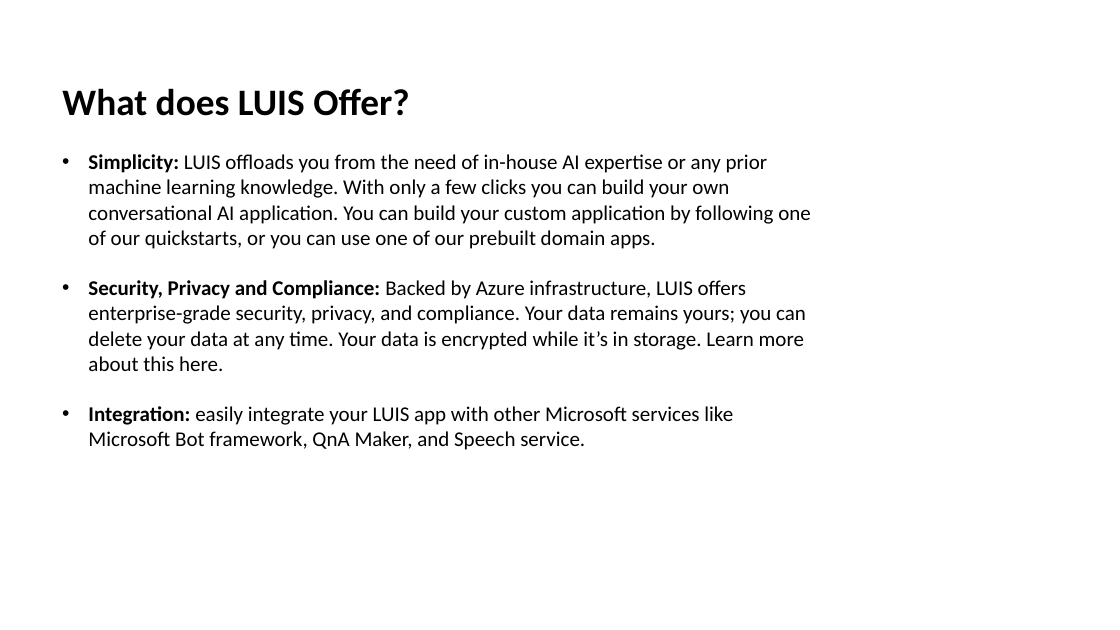
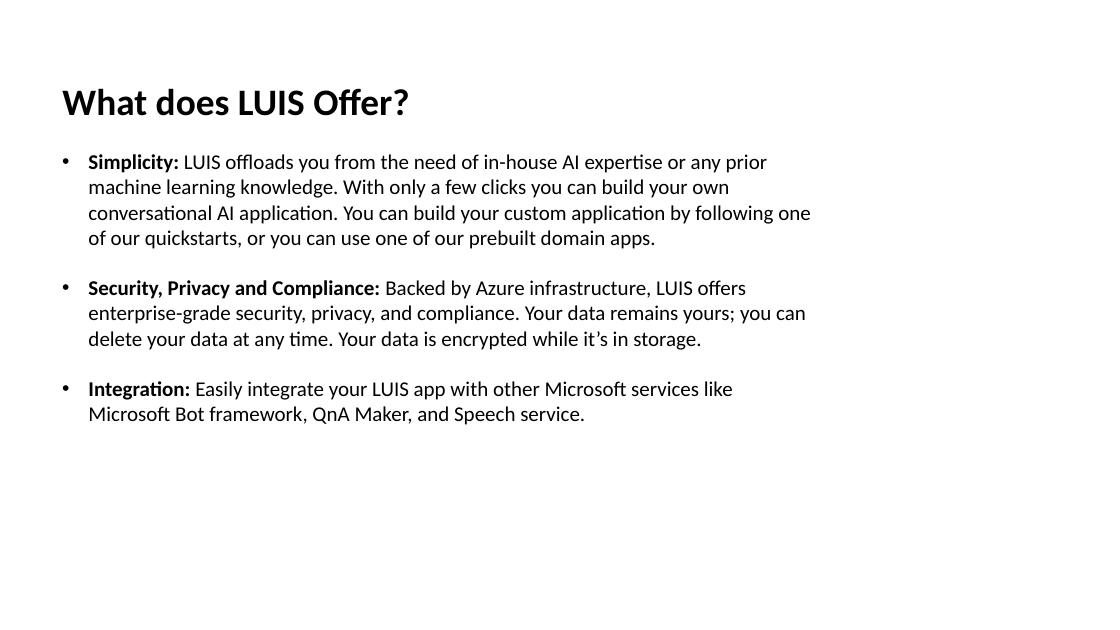
Before and after one commit to mansijain014/HR-Bot, a slide deck: slide 11 of Slide Deck/Conversational AI Build NLU model using LUIS(MLSA).pptx (slide 12 before the commit). Drawn at 1120x630 pixels with LibreOffice and Linux fonts; fonts in the diff are those of the drawing; background and template pictures are left out. Boxes give left, top, right and bottom in pixels: in the first picture for what was removed or moved away, otherwise in the second. Text is boxed around its words. In the diff, an @@ line names an element or a change of style, - is before the commit and + after.

```diff
--- a/Slide Deck/Conversational AI Build NLU model using LUIS(MLSA).pptx
+++ b/Slide Deck/Conversational AI Build NLU model using LUIS(MLSA).pptx
@@ text at [88,280,806,425]: text changed @@
-• Security, Privacy and Compliance: Backed by Azure infrastructure, LUIS offers enterprise-grade security, privacy, and compliance. Your data remains yours; you can delete your data at any time. Your data is encrypted while it’s in storage. Learn more about this here.
-• Integration: easily integrate your LUIS app with other Microsoft services like Microsoft Bot framework, QnA Maker, and Speech service.
+• Security, Privacy and Compliance: Backed by Azure infrastructure, LUIS offers enterprise-grade security, privacy, and compliance. Your data remains yours; you can delete your data at any time. Your data is encrypted while it’s in storage.
+• Integration: Easily integrate your LUIS app with other Microsoft services like Microsoft Bot framework, QnA Maker, and Speech service.
```
Also in this commit, not shown: 6 other slides changed, 2 slides added, 1 slide removed, 4 other files.
